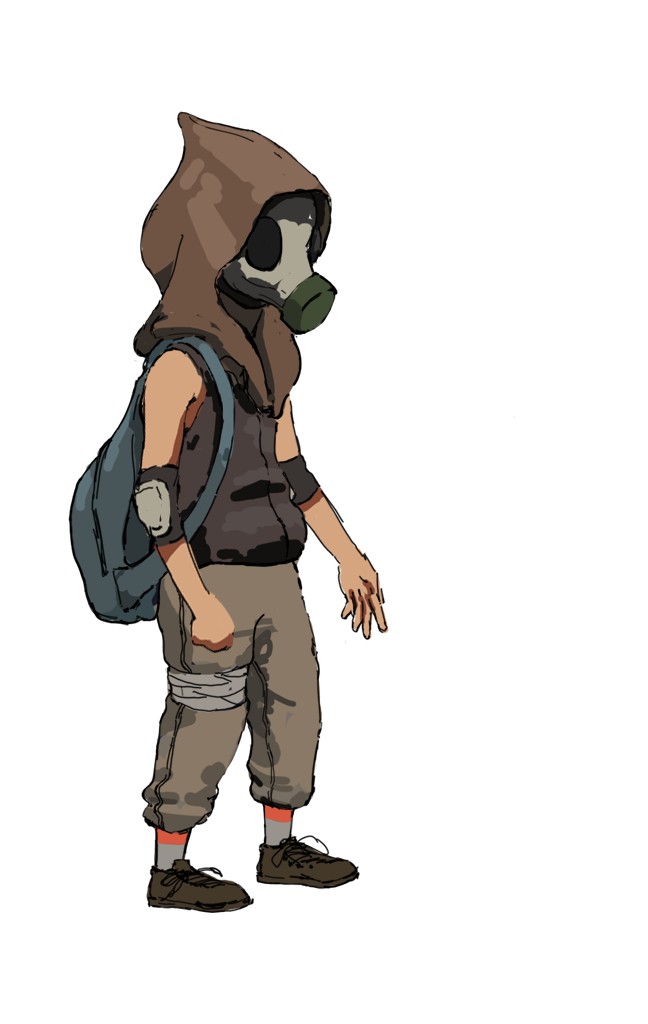
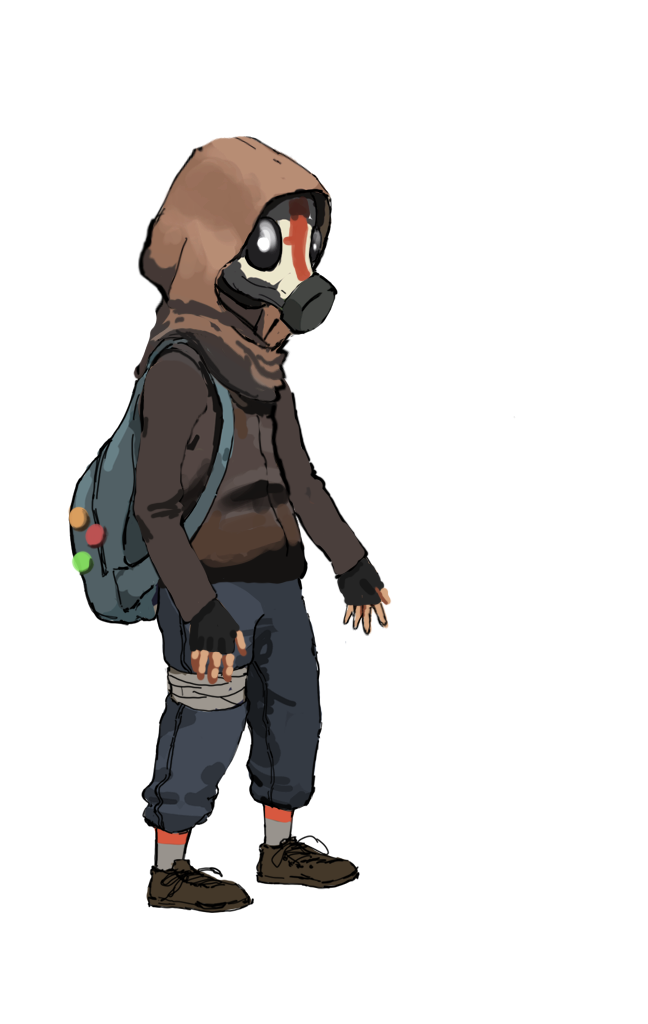
The second w=648, h=1024 image is a revision of the first. Changes to its layers:
painted on "braço direito" over left=130, top=359, right=248, bottom=686
painted on "tronco" over left=68, top=111, right=336, bottom=623
painted on "perna direita" over left=67, top=500, right=264, bottom=834
painted on "perna esquerda" over left=212, top=524, right=347, bottom=812
painted on "braço esquerdo" over left=245, top=364, right=392, bottom=641
painted on "quadril" over left=151, top=536, right=302, bottom=611
